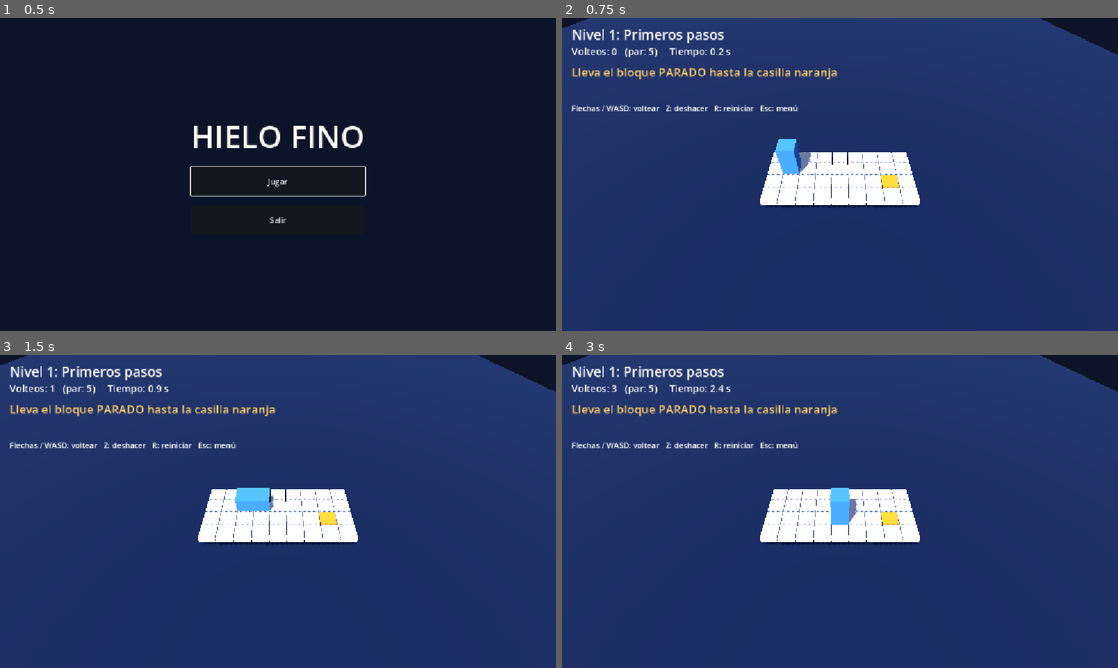
Above: before the commit, frames 1-4 (two rows, left to right).
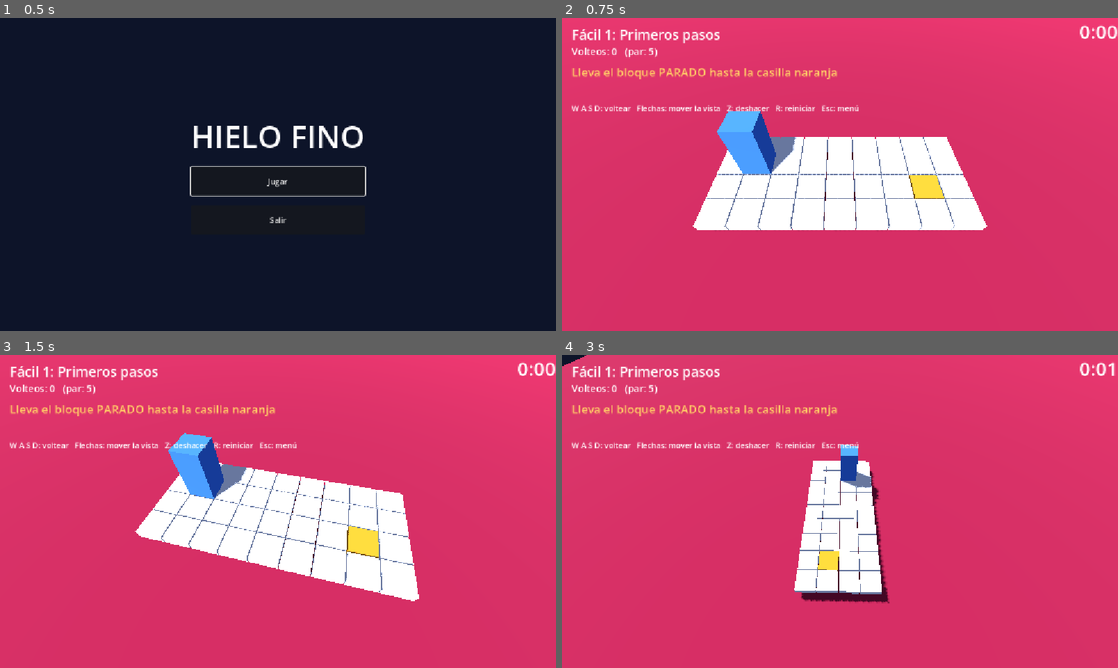
Above: after the commit, the same moments.

Repository: iandifilippo/hielo-fino
Game: Godot game, scene res://escenas/menu.tscn
Same seed, same stepped clock (60 frames per second), same inputs: the game is played once before the commit and once after it.
Inputs:
- Up to frame 1 (0.5 s): no input
- Up to frame 2 (0.75 s): click "Jugar" at 0.5 s
- Up to frame 3 (1.5 s): tap Enter at 1.25 s; hold Right from 1.28 s (still down); tap R at 1.35 s
- Up to frame 4 (3 s): tap Space at 1.52, 1.82, 2.27, 2.57 s; tap Enter at 1.55, 2.1 s; release Right at 2.03 s; hold Down 2.03-2.78 s; tap Keypad Enter at 2.3, 2.85 s; hold Right from 2.78 s (still down)

Frame 1 is identical in both runs. In frame 2, 96% of the frame differs, in the area x 0-100%, y 0-100%; in frame 3, 97%; in frame 4, 98%.

Commit message:
Escenas para bloque, casilla y juego; paquetes de niveles; vista con flechas

Diff:
--- /dev/null
+++ b/escenas/bloque.tscn
@@ -0,0 +1,16 @@
+[gd_scene format=3 uid="uid://bunomow7ir633"]
+
+[ext_resource type="Script" uid="uid://ytlf4dukhp51" path="res://scripts/bloque.gd" id="1_mqrv0"]
+
+[sub_resource type="StandardMaterial3D" id="StandardMaterial3D_nmd57"]
+albedo_color = Color(0.2509804, 0.5019608, 0.9411765, 1)
+
+[sub_resource type="BoxMesh" id="BoxMesh_5bdln"]
+material = SubResource("StandardMaterial3D_nmd57")
+size = Vector3(1, 2, 1)
+
+[node name="Bloque" type="Node3D" unique_id=1037063742]
+script = ExtResource("1_mqrv0")
+
+[node name="Malla" type="MeshInstance3D" parent="." unique_id=63809079]
+mesh = SubResource("BoxMesh_5bdln")
--- /dev/null
+++ b/escenas/casilla.tscn
@@ -0,0 +1,45 @@
+[gd_scene format=3 uid="uid://dyxxcbevcekcc"]
+
+[ext_resource type="Script" uid="uid://csbg1kaat4koo" path="res://scripts/casilla.gd" id="1_eldc2"]
+
+[sub_resource type="StandardMaterial3D" id="StandardMaterial3D_4lj06"]
+albedo_color = Color(0.9490196, 0.95686275, 0.972549, 1)
+
+[sub_resource type="StandardMaterial3D" id="StandardMaterial3D_av2qe"]
+albedo_color = Color(0.61960787, 0.81960785, 0.9490196, 1)
+
+[sub_resource type="StandardMaterial3D" id="StandardMaterial3D_av6k8"]
+albedo_color = Color(0.9607843, 0.61960787, 0.14901961, 1)
+
+[sub_resource type="BoxMesh" id="BoxMesh_5bdln"]
+size = Vector3(0.96, 0.3, 0.96)
+
+[sub_resource type="StandardMaterial3D" id="StandardMaterial3D_u1qui"]
+albedo_color = Color(0, 0, 0, 1)
+
+[sub_resource type="BoxMesh" id="BoxMesh_nmd57"]
+material = SubResource("StandardMaterial3D_u1qui")
+size = Vector3(0.7, 0.02, 0.05)
+
+[node name="Casilla" type="Node3D" unique_id=912531591]
+script = ExtResource("1_eldc2")
+mat_nieve = SubResource("StandardMaterial3D_4lj06")
+mat_hielo = SubResource("StandardMaterial3D_av2qe")
+mat_meta = SubResource("StandardMaterial3D_av6k8")
+
+[node name="Malla" type="MeshInstance3D" parent="." unique_id=96239473]
+mesh = SubResource("BoxMesh_5bdln")
+
+[node name="Grieta" type="Node3D" parent="." unique_id=1441681]
+
+[node name="Linea1" type="MeshInstance3D" parent="Grieta" unique_id=743629396]
+transform = Transform3D(0.81915206, 0, 0.57357645, 0, 1, 0, -0.57357645, 0, 0.81915206, 0, 0.16, 0)
+mesh = SubResource("BoxMesh_nmd57")
+
+[node name="Linea2" type="MeshInstance3D" parent="Grieta" unique_id=1010927914]
+transform = Transform3D(0.64278764, 0, -0.76604444, 0, 1, 0, 0.76604444, 0, 0.64278764, 0, 0.16, 0)
+mesh = SubResource("BoxMesh_nmd57")
+
+[node name="Linea3" type="MeshInstance3D" parent="Grieta" unique_id=938435698]
+transform = Transform3D(0.17364822, 0, 0.9848077, 0, 1, 0, -0.9848077, 0, 0.17364822, 0, 0.16, 0)
+mesh = SubResource("BoxMesh_nmd57")
--- a/escenas/juego.tscn
+++ b/escenas/juego.tscn
@@ -1,6 +1,91 @@
 [gd_scene format=3 uid="uid://b6qd421pfwe81"]
 
 [ext_resource type="Script" uid="uid://cmkxjaj6o1ujq" path="res://scripts/juego.gd" id="1_dayui"]
+[ext_resource type="PackedScene" uid="uid://dyxxcbevcekcc" path="res://escenas/casilla.tscn" id="2_mf1lf"]
+[ext_resource type="PackedScene" uid="uid://bunomow7ir633" path="res://escenas/bloque.tscn" id="2_v0a8y"]
+
+[sub_resource type="Environment" id="Environment_5bdln"]
+background_mode = 1
+background_color = Color(0.050980393, 0.078431375, 0.16078432, 1)
+ambient_light_source = 2
+ambient_light_color = Color(0.54901963, 0.61960787, 0.8, 1)
+ambient_light_energy = 0.6
+
+[sub_resource type="StandardMaterial3D" id="StandardMaterial3D_nmd57"]
+albedo_color = Color(0.627451, 0.12156863, 0.2509804, 1)
+
+[sub_resource type="PlaneMesh" id="PlaneMesh_5bdln"]
+material = SubResource("StandardMaterial3D_nmd57")
+size = Vector2(80, 80)
 
 [node name="Juego" type="Node3D" unique_id=2101957270]
 script = ExtResource("1_dayui")
+escena_casilla = ExtResource("2_mf1lf")
+
+[node name="WorldEnvironment" type="WorldEnvironment" parent="." unique_id=1324383717]
+environment = SubResource("Environment_5bdln")
+
+[node name="DirectionalLight3D" type="DirectionalLight3D" parent="." unique_id=679244769]
+transform = Transform3D(0.8660254, 0.40957603, -0.28678823, 0, 0.57357645, 0.81915206, 0.5, -0.7094065, 0.49673176, 0, 0, 0)
+shadow_enabled = true
+
+[node name="Agua" type="MeshInstance3D" parent="." unique_id=463681438]
+transform = Transform3D(1, 0, 0, 0, 1, 0, 0, 0, 1, 0, -0.8, 0)
+mesh = SubResource("PlaneMesh_5bdln")
+
+[node name="PivoteCamara" type="Node3D" parent="." unique_id=1868811809]
+
+[node name="Camara" type="Camera3D" parent="PivoteCamara" unique_id=637191923]
+
+[node name="Tablero" type="Node3D" parent="." unique_id=303827260]
+
+[node name="Bloque" parent="." unique_id=1037063742 instance=ExtResource("2_v0a8y")]
+
+[node name="HUD" type="CanvasLayer" parent="." unique_id=1361902428]
+
+[node name="Titulo" type="Label" parent="HUD" unique_id=1478871097]
+offset_left = 20.0
+offset_top = 15.0
+offset_right = 60.0
+offset_bottom = 38.0
+theme_override_font_sizes/font_size = 28
+
+[node name="Info" type="Label" parent="HUD" unique_id=1933341167]
+offset_left = 20.0
+offset_top = 55.0
+offset_right = 60.0
+offset_bottom = 83.0
+theme_override_font_sizes/font_size = 20
+
+[node name="Mensaje" type="Label" parent="HUD" unique_id=1910947602]
+offset_left = 20.0
+offset_top = 95.0
+offset_right = 60.0
+offset_bottom = 129.0
+theme_override_colors/font_color = Color(1, 0.8, 0.4, 1)
+theme_override_font_sizes/font_size = 24
+
+[node name="Ayuda" type="Label" parent="HUD" unique_id=811351126]
+offset_left = 20.0
+offset_top = 135.0
+offset_right = 60.0
+offset_bottom = 166.0
+theme_override_font_sizes/font_size = 22
+
+[node name="Teclas" type="Label" parent="HUD" unique_id=327681736]
+offset_left = 20.0
+offset_top = 175.0
+offset_right = 60.0
+offset_bottom = 198.0
+text = "W A S D: voltear   Flechas: mover la vista   Z: deshacer   R: reiniciar   Esc: menú"
+
+[node name="Tiempo" type="Label" parent="HUD" unique_id=1698660976]
+anchors_preset = 1
+anchor_left = 1.0
+anchor_right = 1.0
+offset_left = -80.0
+offset_bottom = 55.0
+grow_horizontal = 0
+theme_override_font_sizes/font_size = 40
+text = "0:00"
+horizontal_alignment = 2
--- a/scripts/bloque.gd
+++ b/scripts/bloque.gd
@@ -3,26 +3,17 @@
 
 # El bloque de hielo de 1 x 1 x 2. Parado ocupa 1 casilla, acostado ocupa 2.
 # o = "S" parado, "X" acostado a lo largo de X, "Z" acostado a lo largo de Z.
+# La malla (Malla) está en la escena bloque.tscn.
 
 signal termino_volteo
 
-const DURACION := 0.2   # segundos por volteo
+@export var duracion := 0.2   # segundos por volteo
 
 var bx := 0
 var bz := 0
 var o := "S"
 var moviendo := false
 var _hundir: Tween
-
-func _ready() -> void:
-	var malla := MeshInstance3D.new()
-	var caja := BoxMesh.new()
-	caja.size = Vector3(1, 2, 1)
-	malla.mesh = caja
-	var mat := StandardMaterial3D.new()
-	mat.albedo_color = Color(0.25, 0.55, 0.95)
-	malla.material_override = mat
-	add_child(malla)
 
 func colocar(x: int, z: int, ori: String) -> void:
 	bx = x
@@ -81,7 +72,7 @@
 	var eje := Vector3.UP.cross(d3)
 	var inicio := transform
 	var tw := create_tween()
-	tw.tween_method(_rodar.bind(inicio, pivote, eje), 0.0, PI / 2, DURACION)
+	tw.tween_method(_rodar.bind(inicio, pivote, eje), 0.0, PI / 2, duracion)
 	await tw.finished
 	colocar(nuevo[0], nuevo[1], nuevo[2])
 	moviendo = false
--- a/scripts/casilla.gd
+++ b/scripts/casilla.gd
@@ -2,35 +2,28 @@
 extends Node3D
 
 # Una casilla del tablero: nieve, hielo, hielo agrietado o hoyo meta.
+# La malla (Malla) y las grietas (Grieta) están en la escena casilla.tscn.
+# Los tres materiales se escogen en el Inspector.
 
-const COLOR_NIEVE := Color(0.95, 0.96, 0.98)
-const COLOR_HIELO := Color(0.62, 0.82, 0.95)
-const COLOR_META := Color(0.96, 0.62, 0.15)
+@export var mat_nieve: Material
+@export var mat_hielo: Material
+@export var mat_meta: Material
 
 var tipo := "N"
 var golpes := 0          # cuántas veces ha aterrizado el bloque encima
 var roto := false
 
-var _malla: MeshInstance3D
-var _grieta: Node3D
+@onready var malla: MeshInstance3D = $Malla
+@onready var grieta: Node3D = $Grieta
 
 func configurar(t: String) -> void:
 	tipo = t
-	_malla = MeshInstance3D.new()
-	var caja := BoxMesh.new()
-	caja.size = Vector3(0.96, 0.3, 0.96)
-	_malla.mesh = caja
-	var mat := StandardMaterial3D.new()
 	if tipo == "M":
-		mat.albedo_color = COLOR_META
+		malla.material_override = mat_meta
 	elif tipo == "H" or tipo == "G":
-		mat.albedo_color = COLOR_HIELO
+		malla.material_override = mat_hielo
 	else:
-		mat.albedo_color = COLOR_NIEVE
-	_malla.material_override = mat
-	add_child(_malla)
-	_grieta = _crear_grieta()
-	add_child(_grieta)
+		malla.material_override = mat_nieve
 	actualizar()
 
 func capacidad() -> int:
@@ -65,19 +58,4 @@
 func actualizar() -> void:
 	visible = not roto
 	# Grietas negras cuando solo le queda 1 aterrizaje
-	_grieta.visible = (tipo == "H" or tipo == "G") and restantes() == 1
-
-func _crear_grieta() -> Node3D:
-	var g := Node3D.new()
-	var mat := StandardMaterial3D.new()
-	mat.albedo_color = Color.BLACK
-	for angulo in [35.0, -50.0, 80.0]:
-		var linea := MeshInstance3D.new()
-		var caja := BoxMesh.new()
-		caja.size = Vector3(0.7, 0.02, 0.05)
-		linea.mesh = caja
-		linea.material_override = mat
-		linea.position = Vector3(0, 0.16, 0)
-		linea.rotation_degrees = Vector3(0, angulo, 0)
-		g.add_child(linea)
-	return g
+	grieta.visible = (tipo == "H" or tipo == "G") and restantes() == 1
--- a/scripts/juego.gd
+++ b/scripts/juego.gd
@@ -1,13 +1,27 @@
 extends Node3D
 
-# Arma el nivel, lee las teclas y aplica las reglas de Hielo Fino.
+# Lee las teclas y aplica las reglas de Hielo Fino.
+# Todo lo que se ve (cámara, luz, agua, bloque, textos) está en la escena juego.tscn.
+
+@export var escena_casilla: PackedScene
+@export var velocidad_giro := 1.8      # radianes por segundo al girar la vista
+@export var velocidad_zoom := 0.8
+
+@onready var tablero: Node3D = $Tablero
+@onready var bloque: Bloque = $Bloque
+@onready var pivote: Node3D = $PivoteCamara
+@onready var camara: Camera3D = $PivoteCamara/Camara
+@onready var lbl_titulo: Label = $HUD/Titulo
+@onready var lbl_info: Label = $HUD/Info
+@onready var lbl_mensaje: Label = $HUD/Mensaje
+@onready var lbl_ayuda: Label = $HUD/Ayuda
+@onready var lbl_tiempo: Label = $HUD/Tiempo
 
 var datos: Dictionary
 var casillas := {}            # Vector2i -> Casilla
 var meta := Vector2i.ZERO
-var bloque: Bloque
-var tablero: Node3D
-var camara: Camera3D
+var distancia := 8.0          # qué tan lejos está la cámara
+var zoom := 1.0
 
 var historial := []           # cómo estaba todo antes de cada volteo (para Z)
 var volteos := 0
@@ -15,75 +29,13 @@
 var estado := "jugando"       # "jugando", "caido" o "gano"
 var quieto := 0.0             # segundos sin tocar nada (para la ayuda del tutorial)
 
-var lbl_titulo: Label
-var lbl_info: Label
-var lbl_mensaje: Label
-var lbl_ayuda: Label
-
 func _ready() -> void:
-	_crear_mundo()
-	_crear_hud()
-	cargar_nivel(Niveles.actual)
-
-# ---------- armar la escena ----------
-
-func _crear_mundo() -> void:
-	var entorno := WorldEnvironment.new()
-	var env := Environment.new()
-	env.background_mode = Environment.BG_COLOR
-	env.background_color = Color(0.05, 0.08, 0.16)
-	env.ambient_light_source = Environment.AMBIENT_SOURCE_COLOR
-	env.ambient_light_color = Color(0.55, 0.62, 0.8)
-	env.ambient_light_energy = 0.6
-	entorno.environment = env
-	add_child(entorno)
-
-	var luz := DirectionalLight3D.new()
-	luz.rotation_degrees = Vector3(-55, -30, 0)
-	luz.shadow_enabled = true
-	add_child(luz)
-
-	var agua := MeshInstance3D.new()
-	var plano := PlaneMesh.new()
-	plano.size = Vector2(80, 80)
-	agua.mesh = plano
-	var mat := StandardMaterial3D.new()
-	mat.albedo_color = Color(0.04, 0.12, 0.25)
-	agua.material_override = mat
-	agua.position = Vector3(0, -0.8, 0)
-	add_child(agua)
-
-	camara = Camera3D.new()
-	add_child(camara)
-
-	tablero = Node3D.new()
-	add_child(tablero)
-
-	bloque = Bloque.new()
-	add_child(bloque)
-
-func _crear_hud() -> void:
-	var capa := CanvasLayer.new()
-	add_child(capa)
-	lbl_titulo = _label(capa, Vector2(20, 15), 28)
-	lbl_info = _label(capa, Vector2(20, 55), 20)
-	lbl_mensaje = _label(capa, Vector2(20, 95), 24)
-	lbl_mensaje.add_theme_color_override("font_color", Color(1, 0.8, 0.4))
-	lbl_ayuda = _label(capa, Vector2(20, 135), 22)
-	var teclas := _label(capa, Vector2(20, 175), 16)
-	teclas.text = "Flechas / WASD: voltear   Z: deshacer   R: reiniciar   Esc: menú"
-
-func _label(padre: Node, pos: Vector2, tam: int) -> Label:
-	var l := Label.new()
-	l.position = pos
-	l.add_theme_font_size_override("font_size", tam)
-	padre.add_child(l)
-	return l
+	cargar_nivel()
 
 # ---------- cargar un nivel ----------
 
-func cargar_nivel(i: int) -> void:
-	datos = Niveles.LISTA[i]
+func cargar_nivel() -> void:
+	datos = Niveles.nivel()
 	for hijo in tablero.get_children():
 		hijo.queue_free()
 	casillas.clear()
@@ -95,7 +47,7 @@
 			var letra := fila[x]
 			if letra == ".":
 				continue
-			var c := Casilla.new()
+			var c := escena_casilla.instantiate() as Casilla
 			c.position = Vector3(x + 0.5, -0.15, z + 0.5)
 			tablero.add_child(c)
 			c.configurar(letra)
@@ -106,24 +58,31 @@
 				meta = Vector2i(x, z)
 	bloque.colocar(inicio.x, inicio.y, "S")
 
-	# La cámara mira al centro del tablero desde arriba y adelante
+	# La vista gira alrededor del centro del tablero
 	var ancho: float = filas[0].length()
 	var alto: float = filas.size()
-	var centro := Vector3(ancho / 2.0, 0, alto / 2.0)
-	var lejos := maxf(ancho, alto)
-	camara.position = centro + Vector3(0, lejos * 0.75 + 3.0, lejos * 0.55 + 3.0)
-	camara.look_at(centro)
+	pivote.position = Vector3(ancho / 2.0, 0, alto / 2.0)
+	pivote.rotation.y = 0.0
+	distancia = maxf(ancho, alto) * 0.6 + 2.0
+	zoom = 1.0
+	_ubicar_camara()
 
 	historial.clear()
 	volteos = 0
 	tiempo = 0.0
 	quieto = 0.0
 	estado = "jugando"
-	lbl_titulo.text = "Nivel %d: %s" % [i + 1, datos["nombre"]]
+	var nombres := {"facil": "Fácil", "medio": "Medio", "dificil": "Difícil"}
+	lbl_titulo.text = "%s %d: %s" % [nombres[Niveles.pack], Niveles.actual + 1, datos["nombre"]]
 	lbl_mensaje.text = ""
 	lbl_ayuda.text = ""
-	if i == 0:
+	if datos.get("sin_caida", false):
 		lbl_mensaje.text = "Lleva el bloque PARADO hasta la casilla naranja"
+
+func _ubicar_camara() -> void:
+	var d := distancia * zoom
+	camara.position = Vector3(0, d * 0.8, d * 0.6)
+	camara.look_at(pivote.global_position)
 
 # ---------- cada frame ----------
 
@@ -131,9 +90,23 @@
 	if estado != "gano":
 		tiempo += delta
 	quieto += delta
-	if Niveles.actual == 0 and volteos == 0 and quieto > 4.0:
-		lbl_ayuda.text = "Usa las flechas  ←  ↑  ↓  →  (o W A S D)"
-	lbl_info.text = "Volteos: %d   (par: %d)     Tiempo: %.1f s" % [volteos, datos["par"], tiempo]
+
+	# Flechas: mover la vista (girar alrededor del tablero y acercar o alejar)
+	if Input.is_key_pressed(KEY_LEFT):
+		pivote.rotation.y -= velocidad_giro * delta
+	if Input.is_key_pressed(KEY_RIGHT):
+		pivote.rotation.y += velocidad_giro * delta
+	if Input.is_key_pressed(KEY_UP):
+		zoom = maxf(zoom - velocidad_zoom * delta, 0.5)
+	if Input.is_key_pressed(KEY_DOWN):
+		zoom = minf(zoom + velocidad_zoom * delta, 1.8)
+	_ubicar_camara()
+
+	if datos.get("sin_caida", false) and volteos == 0 and quieto > 4.0:
+		lbl_ayuda.text = "Usa  W A S D  para voltear el bloque"
+	lbl_info.text = "Volteos: %d   (par: %d)" % [volteos, datos["par"]]
+	var seg := int(tiempo)
+	lbl_tiempo.text = "%d:%02d" % [seg / 60, seg % 60]
 
 # ---------- teclas ----------
 
@@ -145,23 +118,30 @@
 	if bloque.moviendo:
 		return
 	match tecla.keycode:
-		KEY_RIGHT, KEY_D:
-			mover(Vector2i(1, 0))
-		KEY_LEFT, KEY_A:
-			mover(Vector2i(-1, 0))
-		KEY_UP, KEY_W:
-			mover(Vector2i(0, -1))
-		KEY_DOWN, KEY_S:
-			mover(Vector2i(0, 1))
+		KEY_D:
+			mover(_segun_camara(Vector2i(1, 0)))
+		KEY_A:
+			mover(_segun_camara(Vector2i(-1, 0)))
+		KEY_W:
+			mover(_segun_camara(Vector2i(0, -1)))
+		KEY_S:
+			mover(_segun_camara(Vector2i(0, 1)))
 		KEY_Z:
 			deshacer()
 		KEY_R:
-			cargar_nivel(Niveles.actual)
+			cargar_nivel()
 		KEY_ENTER, KEY_KP_ENTER, KEY_SPACE:
 			if estado == "gano":
 				siguiente_nivel()
 		KEY_ESCAPE:
 			get_tree().change_scene_to_file("res://escenas/menu.tscn")
+
+# W siempre es "hacia adelante en la pantalla", aunque la vista esté girada
+func _segun_camara(dir: Vector2i) -> Vector2i:
+	var cuartos := posmod(roundi(pivote.rotation.y / (PI / 2)), 4)
+	for i in cuartos:
+		dir = Vector2i(dir.y, -dir.x)
+	return dir
 
 # ---------- reglas ----------
 
@@ -229,8 +209,8 @@
 
 func siguiente_nivel() -> void:
 	Niveles.actual += 1
-	if Niveles.actual >= Niveles.LISTA.size():
+	if Niveles.actual >= Niveles.cantidad():
 		Niveles.actual = 0
 		get_tree().change_scene_to_file("res://escenas/menu.tscn")
 	else:
-		cargar_nivel(Niveles.actual)
+		cargar_nivel()
--- a/scripts/niveles.gd
+++ b/scripts/niveles.gd
@@ -1,81 +1,190 @@
 class_name Niveles
 extends RefCounted
 
-# Nivel que se está jugando (lo cambia el menú y el juego)!!!! PRIMERA PARTE
+# Paquete y nivel que se están jugando (los cambia el menú y el juego).
+static var pack := "facil"
 static var actual := 0
 
 # Letras: . agua, N nieve (no se rompe), I inicio (nieve), H hielo (aguanta 2),
-# G hielo agrietado (aguanta 1), M hoyo meta (hay que llegar parado)
-# TENER EN CUENTA INDICACIÓN
-const LISTA := [
-	{
-		"nombre": "Primeros pasos",
-		"par": 5,
-		"sin_caida": true,
-		"filas": [
-			"NNNNNNNNN",
-			"NINNNNNNN",
-			"NNNNNNNMN",
-			"NNNNNNNNN",
-		],
-	},
-	{
-		"nombre": "Cuidado con el agua",
-		"par": 7,
-		"filas": [
-			"NNN.......",
-			"NINNNN....",
-			"NNNNNNNNN.",
-			".NNNNNNNNN",
-			".....NNMNN",
-			"......NNN.",
-		],
-	},
-	{
-		"nombre": "Hielo delgado",
-		"par": 10,
-		"filas": [
-			"NNN..........",
-			"NIHHHH.......",
-			"NNHHHHHH.....",
-			"..HHHHHHHHH..",
-			".....HHHHHHHH",
-			"........HHMHH",
-			".........HHH.",
-		],
-	},
-	{
-		"nombre": "No pises dos veces",
-		"par": 7,
-		"filas": [
-			"..HHH........",
-			"NIHHHHH..HHH.",
-			"NNH..HHHHHMHH",
-			"..H....HHHHH.",
-			"..HHHHHH.....",
-		],
-	},
-	{
-		"nombre": "Grietas",
-		"par": 7,
-		"filas": [
-			"NNN.......",
-			"NIHGGHH...",
-			"NNHGGHHH..",
-			"...HHGGHHH",
-			"....HGGHMH",
-			".....HHHH.",
-		],
-	},
-	{
-		"nombre": "Grietas viejas",
-		"par": 13,
-		"filas": [
-			"..........HGH......",
-			"NNN....HHHGGG...HHH",
-			"NIHHHHGGHGHGGHHHHMH",
-			"NNH....HHH..H...HHH",
-			".......HHH..H......",
-		],
-	},
-]
+# G hielo agrietado (aguanta 1), M hoyo meta (hay que llegar parado).
+const PACKS := {
+	"facil": [
+		{
+			"nombre": "Primeros pasos",
+			"par": 5,
+			"sin_caida": true,
+			"filas": [
+				"NNNNNNNNN",
+				"NINNNNNNN",
+				"NNNNNNNMN",
+				"NNNNNNNNN",
+			],
+		},
+		{
+			"nombre": "Hielo delgado",
+			"par": 8,
+			"filas": [
+				"NN.......",
+				"NIH......",
+				"HHHH.....",
+				"HHHH.....",
+				"HHHHH....",
+				"H..HHHHHM",
+			],
+		},
+		{
+			"nombre": "No pises dos veces",
+			"par": 8,
+			"filas": [
+				".....HH.",
+				".H..HHHH",
+				"NN.HHHH.",
+				"NIHHHHH.",
+				"NHH..HHH",
+				"HHHH.M..",
+			],
+		},
+		{
+			"nombre": "La orilla",
+			"par": 8,
+			"filas": [
+				"....H....",
+				"HHHHHH...",
+				"HHHHHH...",
+				"NH..HHHH.",
+				"NI..HHHMH",
+				"NNH...H..",
+			],
+		},
+		{
+			"nombre": "Camino largo",
+			"par": 9,
+			"filas": [
+				".HH.....",
+				".NN....H",
+				"HHI....H",
+				"HHHHHHHH",
+				".HHHHHHM",
+				"..HHH...",
+			],
+		},
+	],
+	"medio": [
+		{
+			"nombre": "Hielo viejo",
+			"par": 14,
+			"filas": [
+				"NN...HH......",
+				"NIHHGGH.G.H..",
+				"NNHHGHHHHHHHH",
+				"HG.H.G.H..GHH",
+				"........GMHHH",
+				"........HHHHG",
+				"........HGH..",
+			],
+		},
+		{
+			"nombre": "Dos caminos",
+			"par": 14,
+			"filas": [
+				".........GH.H",
+				".H......HMHHG",
+				".NNG......HHH",
+				"HNIGHH.....HH",
+				".NNHHH...HHHH",
+				".H.HHGHHGHHHH",
+				"...HH.H.H.HHH",
+			],
+		},
+		{
+			"nombre": "El rodeo",
+			"par": 15,
+			"filas": [
+				"....GGHGGHHHH",
+				"..GHHHHH..GHH",
+				"..HHHH...HHMG",
+				"HHHH.......G.",
+				"HHI..........",
+				"HHHH.........",
+			],
+		},
+		{
+			"nombre": "Sin vuelta atrás",
+			"par": 16,
+			"filas": [
+				"......MHHHHHG",
+				".......HH.HGH",
+				"............H",
+				".H..........H",
+				".NN.G......GG",
+				".NIHGGHHHGHHH",
+				"HNN.GHHGHHHHH",
+			],
+		},
+	],
+	"dificil": [
+		{
+			"nombre": "El centro",
+			"par": 22,
+			"filas": [
+				"....HHHHG...MHHH",
+				"H...HG.HG......H",
+				"NNGGG..GHHG...HH",
+				"NIGHHG..HHGH..HH",
+				"NNHH....GGHHH.GH",
+				".H.......HHHGHHH",
+				"..........GHHHHG",
+				".........GGHHHHH",
+			],
+		},
+		{
+			"nombre": "Grietas por todos lados",
+			"par": 22,
+			"filas": [
+				"......HHGGHGHHHH",
+				"NN....GGGGH..HGG",
+				"NIH....GGGH..GGG",
+				"NHH..G.G.HH..HH.",
+				"HGG.HGHGGH...GGH",
+				".GGGGHGH.HG.HHH.",
+				"..HHGH..GH..GGH.",
+				".GHHH....G.GHHMH",
+			],
+		},
+		{
+			"nombre": "Un solo camino",
+			"par": 24,
+			"filas": [
+				"..HMHGHHHHHHHHHH",
+				"......HG..G...HH",
+				".............HHH",
+				"....H.....HGGHGH",
+				".H..H....HHGGH.G",
+				"NNHHH.....GHH...",
+				"NIHHHHGG.HGHG...",
+				"NNGHGHHGHGHHG...",
+			],
+		},
+		{
+			"nombre": "Grietas viejas",
+			"par": 25,
+			"filas": [
+				"......HH.HHHGGH",
+				".....GHHH.GHHHH",
+				"....HGGG.GMHGGH",
+				".....H.H.G.H..H",
+				"...G.H.HHHHH..G",
+				"GGHHGH.GGGHH...",
+				"NNGHHH.GG.GG...",
+				"NIHHHH.........",
+				"NNG............",
+			],
+		},
+	],
+}
+
+static func nivel() -> Dictionary:
+	return PACKS[pack][actual]
+
+static func cantidad() -> int:
+	return PACKS[pack].size()
Not shown, added: escenas/juego.tscn1090560566.tmp
Not shown, added: escenas/juego.tscn1406328978.tmp
Not shown, added: escenas/juego.tscn1466161351.tmp
Not shown, added: escenas/juego.tscn864312187.tmp
Not shown, added: escenas/juego.tscn879667342.tmp
Not shown, added: escenas/juego.tscn902194948.tmp
